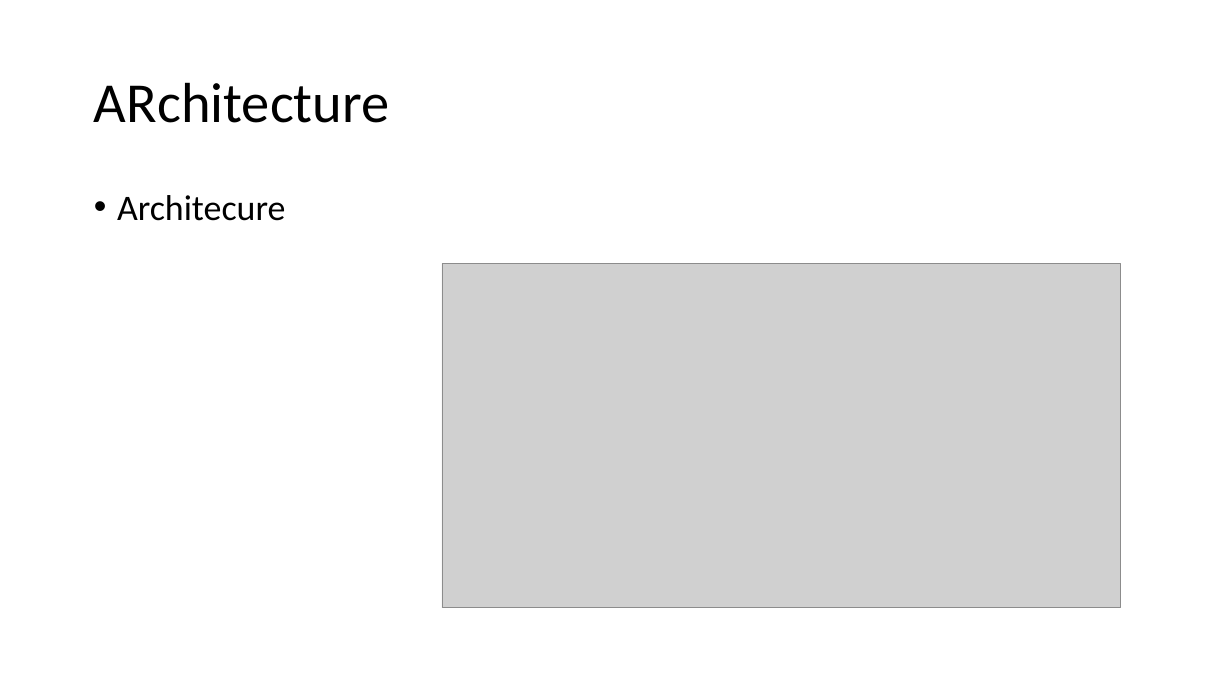
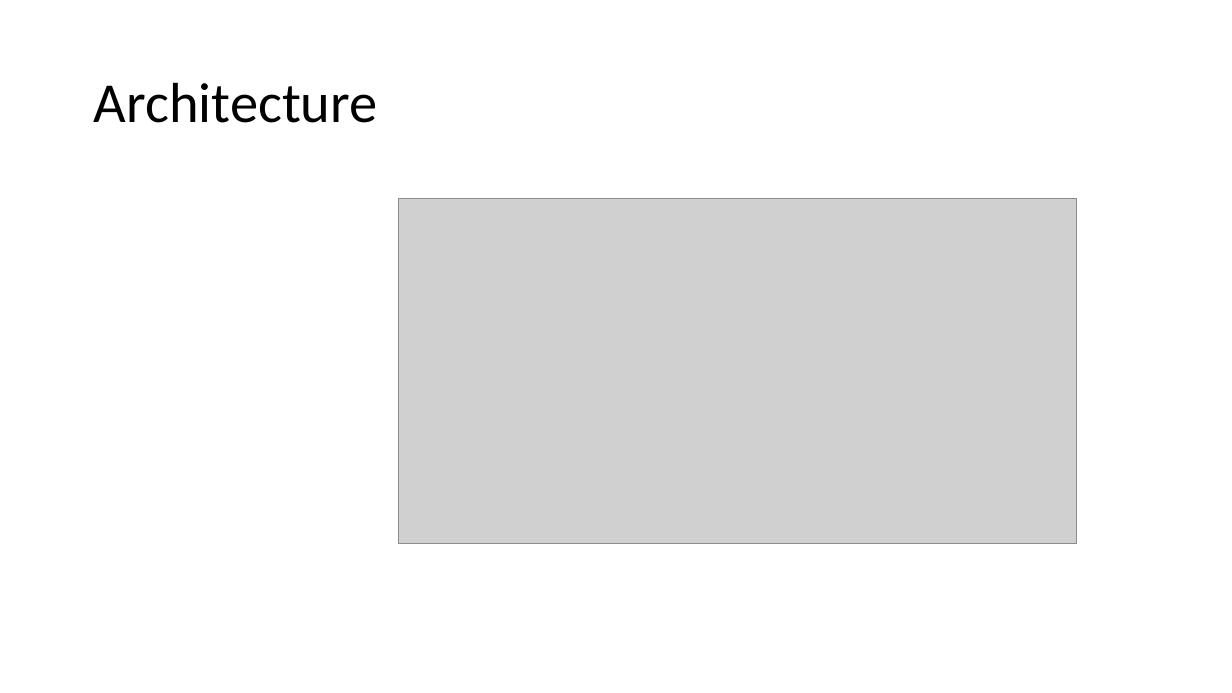
Before and after one commit to sitaramgarlapati/angularDemo, a slide deck: slide 19 of slides/Ang Sessions.pptx (slide 20 before the commit). Drawn at 1232x693 pixels with LibreOffice and Linux fonts; fonts in the diff are those of the drawing; grey boxes stand for pictures. Boxes give left, top, right and bottom in pixels: in the first picture for what was removed or moved away, otherwise in the second. Text is boxed around its words. In the diff, an @@ line names an element or a change of style, - is before the commit and + after.

```diff
--- a/slides/Ang Sessions.pptx
+++ b/slides/Ang Sessions.pptx
@@ title at (x1=94, y1=82, x2=378, y2=123): text changed @@
-ARchitecture
+Architecture
@@ text removed at (x1=117, y1=195, x2=285, y2=221) @@
-• Architecure
@@ picture moved from (x1=442, y1=263, x2=1120, y2=608) to (x1=398, y1=199, x2=1077, y2=543) @@
```
Also in this commit, not shown: 11 other slides changed, 10 slides added, 12 slides removed, 1 other file.
